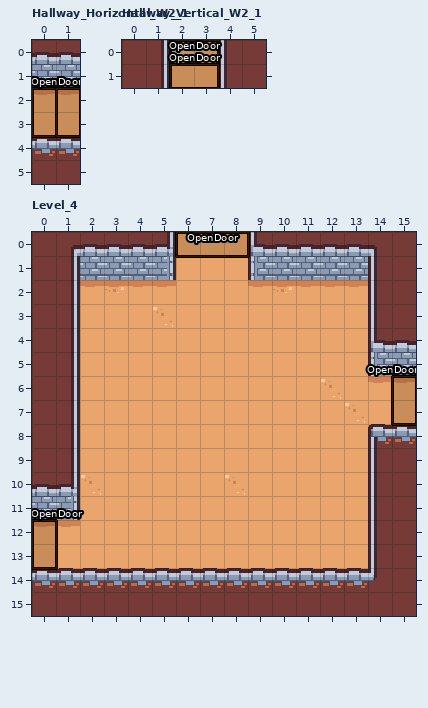
A LDtk project gets an edit: assets/rooms.ldtk. That is the earlier state.
Cells are 16x16 px. Shown: Hallway_Horizontal_W2_1 x 0..1, y 0..5; Hallway_Vertical_W2_1 x 0..5, y 0..1; Level_4 x 0..15, y 0..15. The commit also changed other parts of the map, which this record leaves out.
And afterwards:
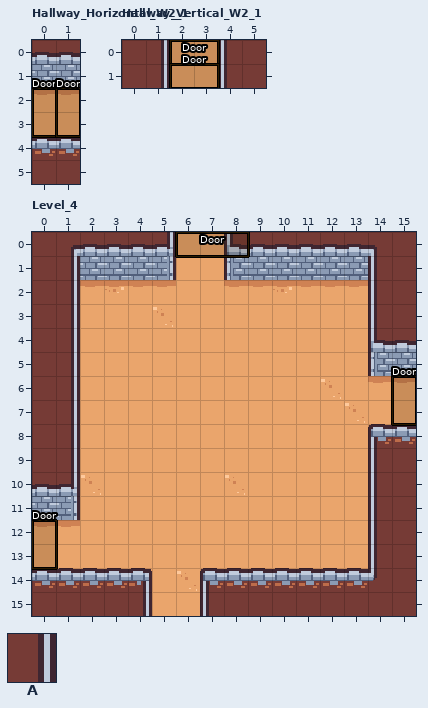
Key: from "WallGrid": A 1.
_ is an empty cell, . an unchanged one.
Objects are placed by their top-left corner, in cells (3,4 is the top-left corner of cell 3,4); size is 1x1 cell unless given.
The edit:
--- layer "Entities", Hallway_Horizontal_W2_1
-"OpenDoor" rectangle at 0,2 size 1x2
+"Door" rectangle at 0,2 size 1x2
-"OpenDoor" rectangle at 1,2 size 1x2
+"Door" rectangle at 1,2 size 1x2
--- layer "Entities", Hallway_Vertical_W2_1
-"OpenDoor" rectangle at 2,0 size 2x1
+"Door" rectangle at 2,0 size 2x1
-"OpenDoor" rectangle at 2,1 size 2x1
+"Door" rectangle at 2,1 size 2x1
--- layer "WallGrid", Level_4
@@ x 8..8 @@
- 0 _
- 1 _
+ 0 A
+ 1 A
@@ x 5..6 @@
-14 AA
-15 AA
+14 __
+15 __
--- layer "Entities", Level_4
-"OpenDoor" rectangle at 0,12 size 1x2
+"Door" rectangle at 0,12 size 1x2
-"OpenDoor" rectangle at 15,6 size 1x2
+"Door" rectangle at 15,6 size 1x2
-"OpenDoor" rectangle at 6,0 size 3x1
+"Door" rectangle at 6,0 size 3x1
